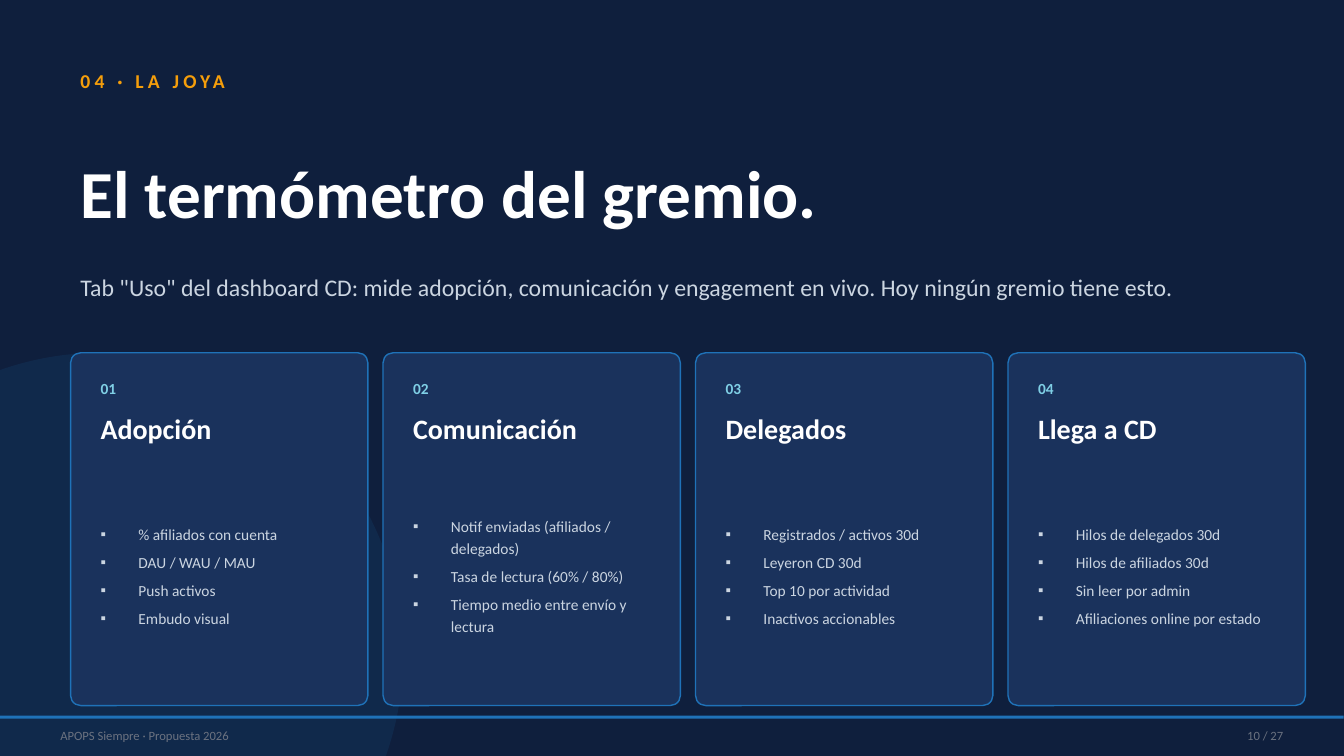
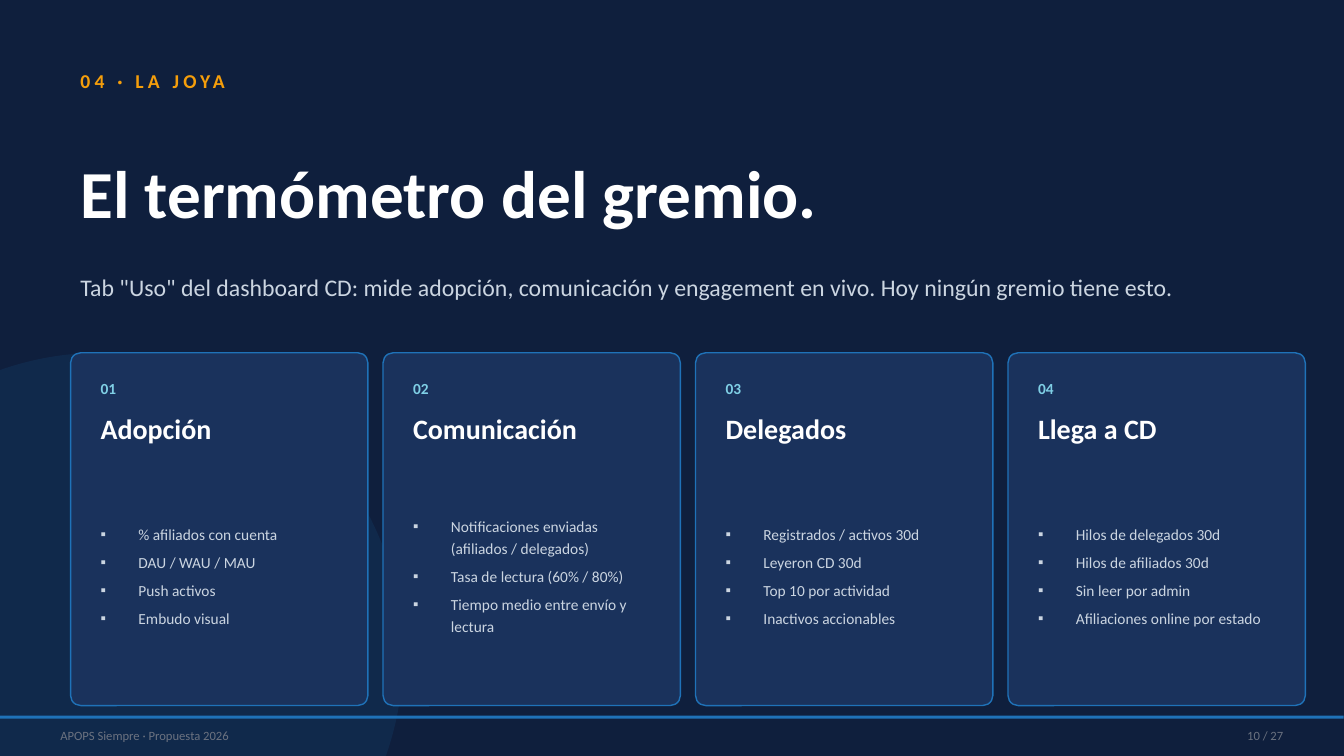
Before and after one commit to saadypacheco/apops, a slide deck: slide 10 of Presentacion-APOPS-Siempre.pptx. Drawn at 1344x756 pixels with LibreOffice and Linux fonts; fonts in the diff are those of the drawing. Boxes give left, top, right and bottom in pixels: in the first picture for what was removed or moved away, otherwise in the second. Text is boxed around its words. In the diff, an @@ line names an element or a change of style, - is before the commit and + after.

```diff
--- a/Presentacion-APOPS-Siempre.pptx
+++ b/Presentacion-APOPS-Siempre.pptx
@@ text at [451,521,598,557]: text changed @@
-▪ Notif enviadas (afiliados / delegados)
+▪ Notificaciones enviadas (afiliados / delegados)
```
Also in this commit, not shown: 6 other slides changed, 2 other files.
